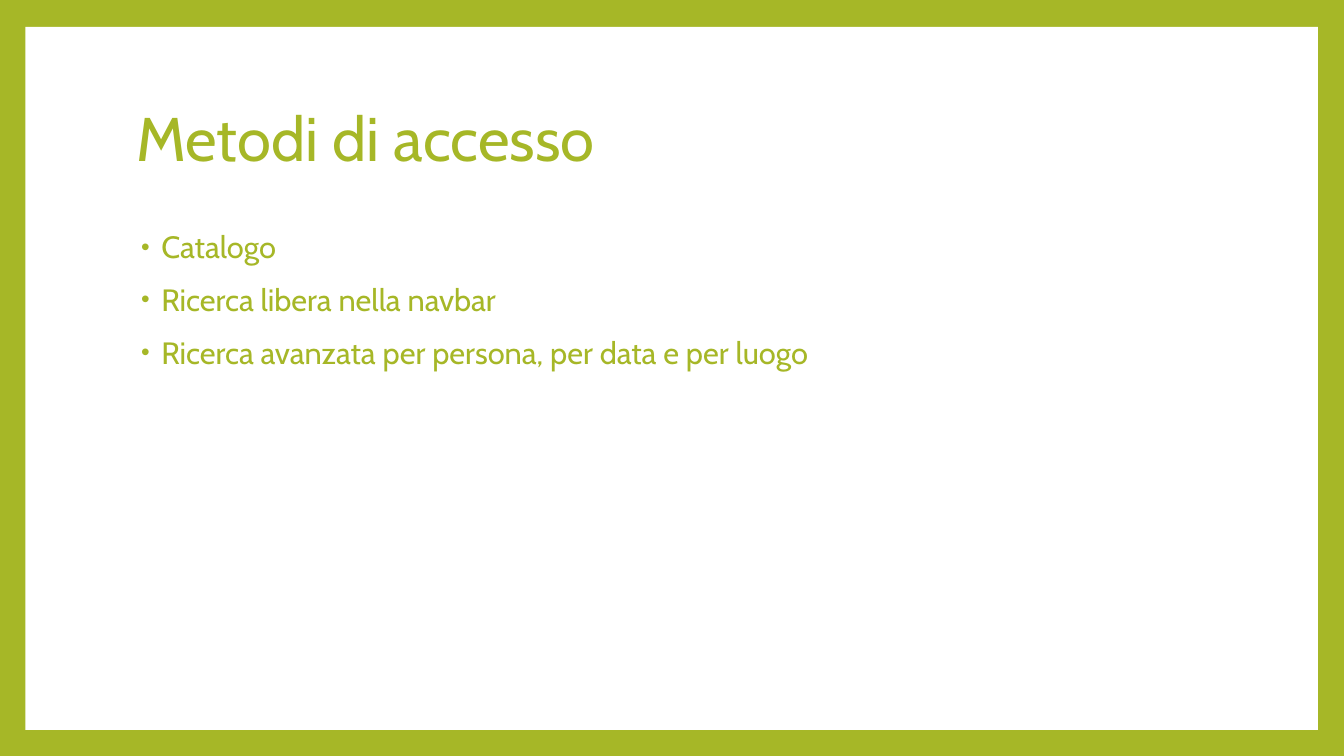
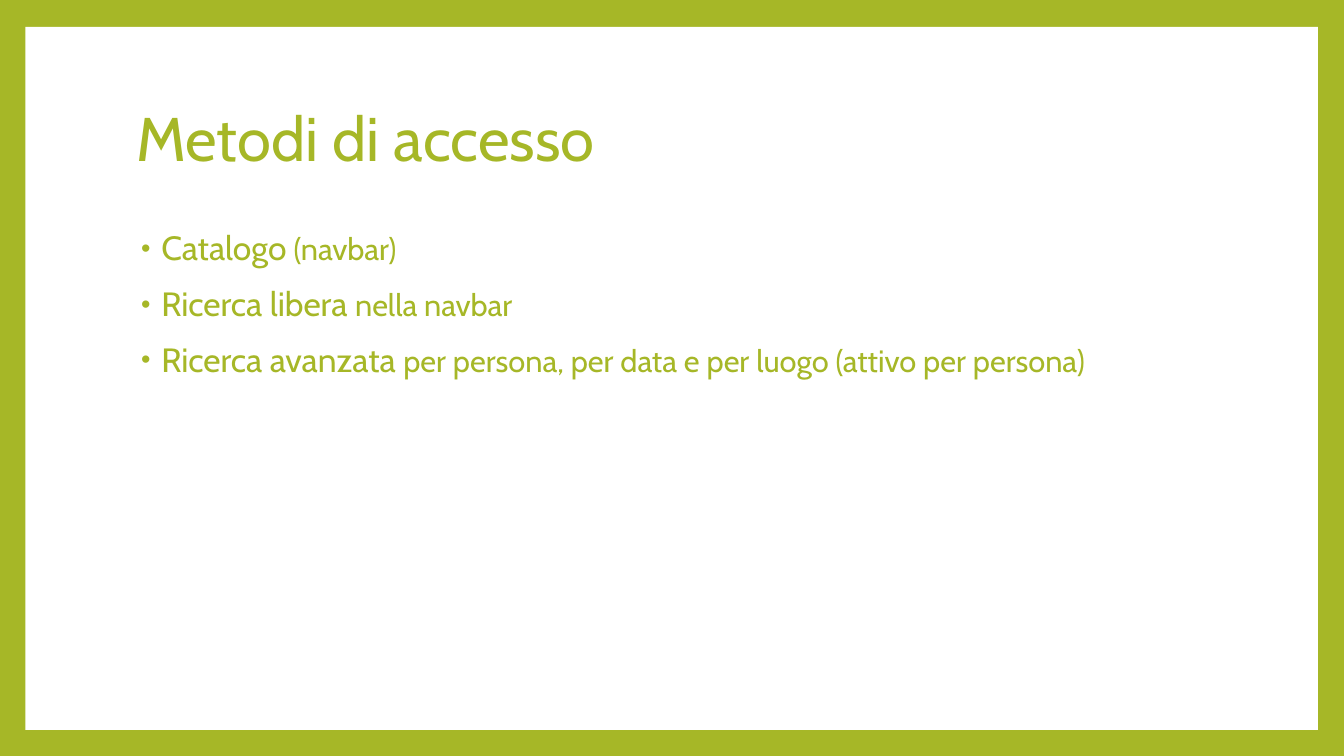
Before and after one commit to chiaradeguio/progetto-dhch, a slide deck: slide 6 of GrandeGuerraPrealpiVicentine.pptx. Drawn at 1344x756 pixels with LibreOffice and Linux fonts; fonts in the diff are those of the drawing. Boxes give left, top, right and bottom in pixels: in the first picture for what was removed or moved away, otherwise in the second. Text is boxed around its words. In the diff, an @@ line names an element or a change of style, - is before the commit and + after.

```diff
--- a/GrandeGuerraPrealpiVicentine.pptx
+++ b/GrandeGuerraPrealpiVicentine.pptx
@@ text at box(161, 234, 397, 268): text changed; size 22 to 24 pt @@
-• Catalogo
+• Catalogo (navbar)
@@ text at box(161, 290, 512, 317): size 22 to 24 pt in "Ricerca libera" @@
@@ text at box(161, 348, 1085, 379): text changed @@
-• Ricerca avanzata per persona, per data e per luogo
+• Ricerca avanzata per persona, per data e per luogo (attivo per persona)
```
Also in this commit, not shown: 3 other slides changed, 1 slide added, 1 slide removed.
